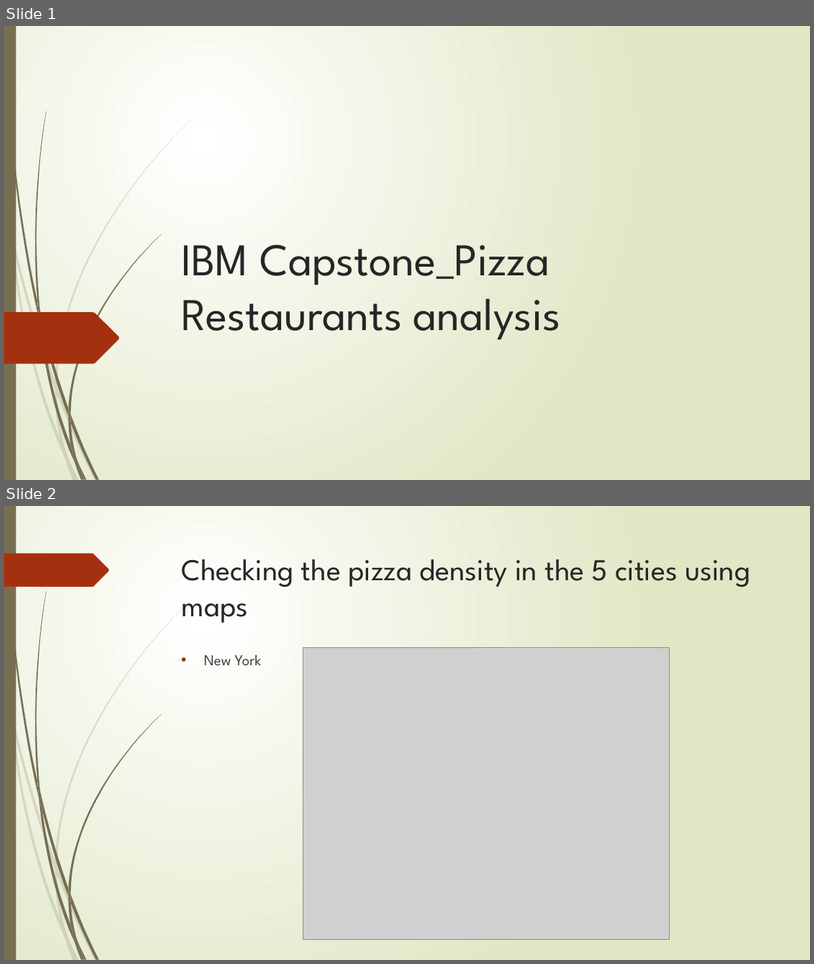
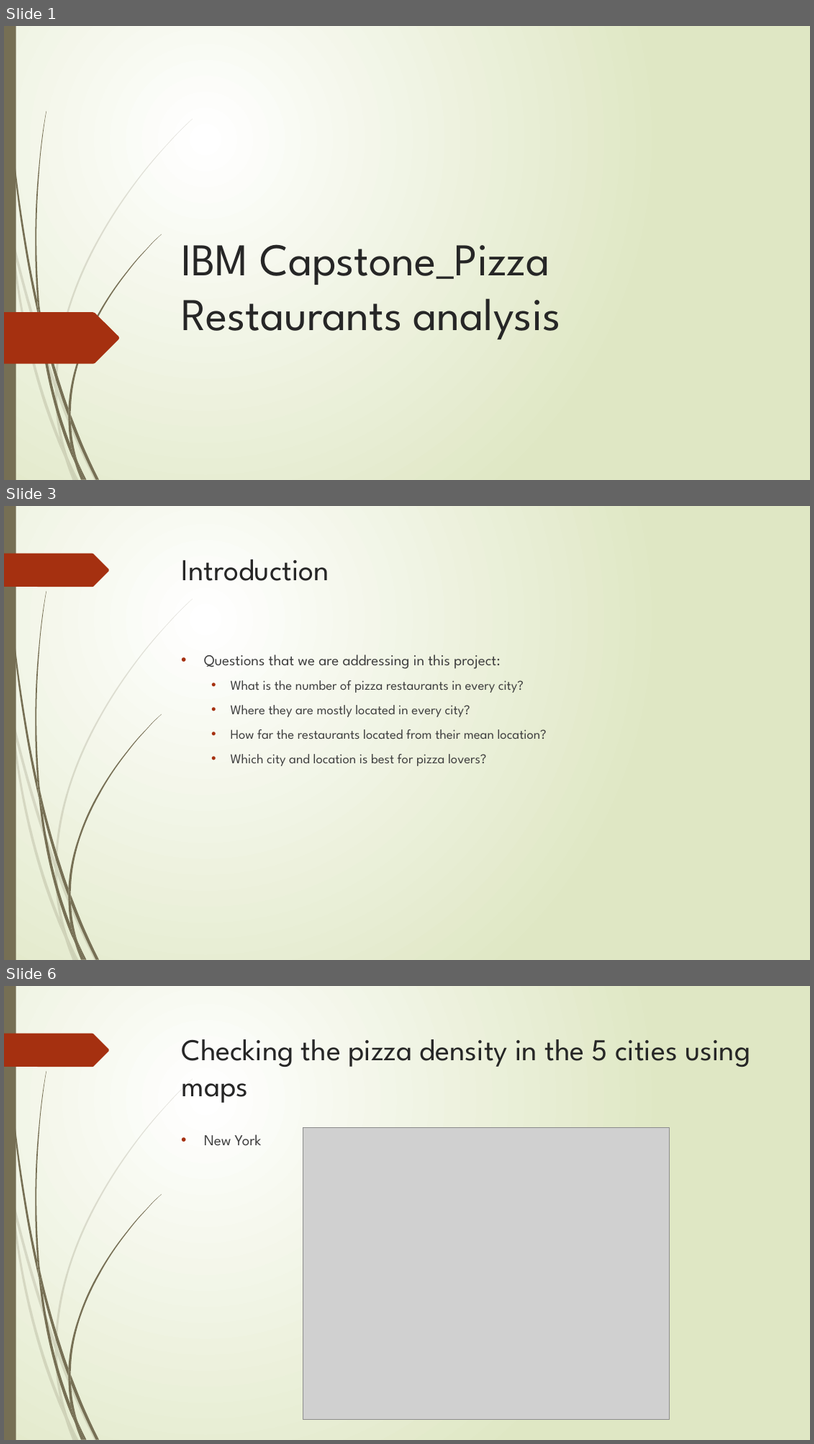
Before and after one commit to Zimi1214/Coursera_Capstone, a slide deck: IBM Capstone_Pizza Restaurants analysis.pptx. Shown one above the other, each under a label of ours: slides 1 and 2 before the commit, slides 1, 3 and 6 after it; the slides between them are not shown. The pictures are 814x964 and 814x1444 pixels, drawn with LibreOffice and Linux fonts; fonts in the diff are those of the drawing; grey boxes stand for pictures. Boxes give left, top, right and bottom in pixels: in the first picture for what was removed or moved away, otherwise in the second. Text is boxed around its words. In the diff, an @@ line names an element or a change of style, - is before the commit and + after.

```diff
--- a/IBM Capstone_Pizza Restaurants analysis.pptx
+++ b/IBM Capstone_Pizza Restaurants analysis.pptx
@@ slide 3 added at box(4, 506, 810, 960), background gradient #FFFFFF to #DFE8C4; not listed: 24 template elements that a slide beside it also shows @@
@@ title added at box(182, 559, 329, 581), 36 pt, text #262626 @@
+Introduction
@@ text added at box(204, 654, 547, 766), 16 pt, text #404040 @@
+• Questions that we are addressing in this project:
+  • What is the number of pizza restaurants in every city?
+  • Where they are mostly located in every city?
+  • How far the restaurants located from their mean location?
+  • Which city and location is best for pizza lovers?
@@ what was slide 2 is now slide 6 @@
```
Also in this commit, not shown: 3 other slides added.
